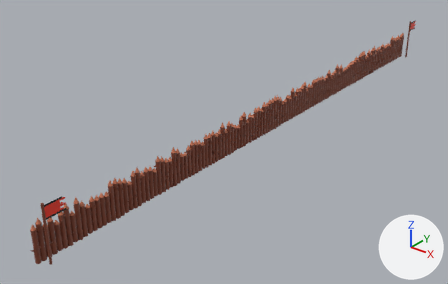
The Blender file Assets/barica.blendde.blend: old version first, new version second.
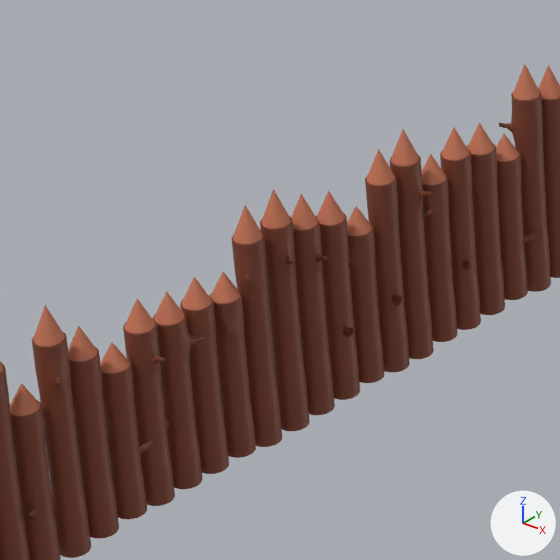
The first picture shows the older version from a camera (50 mm lens) standing at (154.0, -384.0, 126.0) and looking at (-16.0, -171.0, -7.0). The close-ups show both versions on the part from 15% to 37% of the width and 51% to 85% of the height of that picture; other places that the commit changed are outside them. The axes (+X, +Y, +Z) are drawn at lower right. The lights are the same throughout.
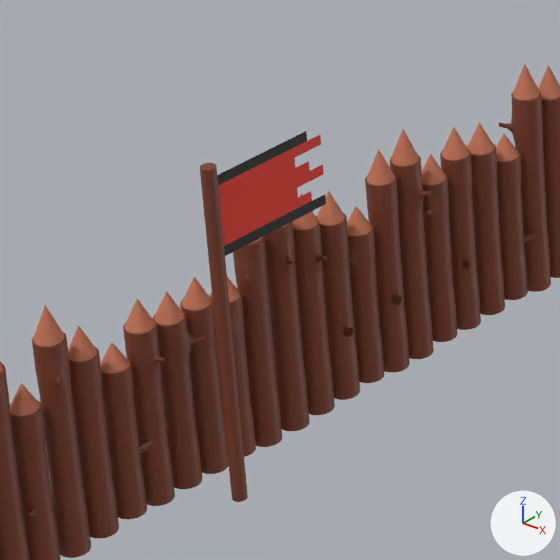
Pixel boxes (x1, y1, x2, y2) of what changed, in the close-ups (560 x 560 px):
'Plane.001', moved (not visible before)
    after: (217, 131, 326, 256)
'Cylinder.129', moved (not visible before)
    after: (200, 163, 248, 502)

The edits, one by one:
Object 'Cylinder.129' (ob_cylinder_129) moves from (4.69, -288.8, 0.0) to (4.69, -263.37, 0.0).
Object 'Plane.001' (ob_plane_001) moves from (4.85, -284.48, 19.23) to (4.85, -259.04, 19.23).
